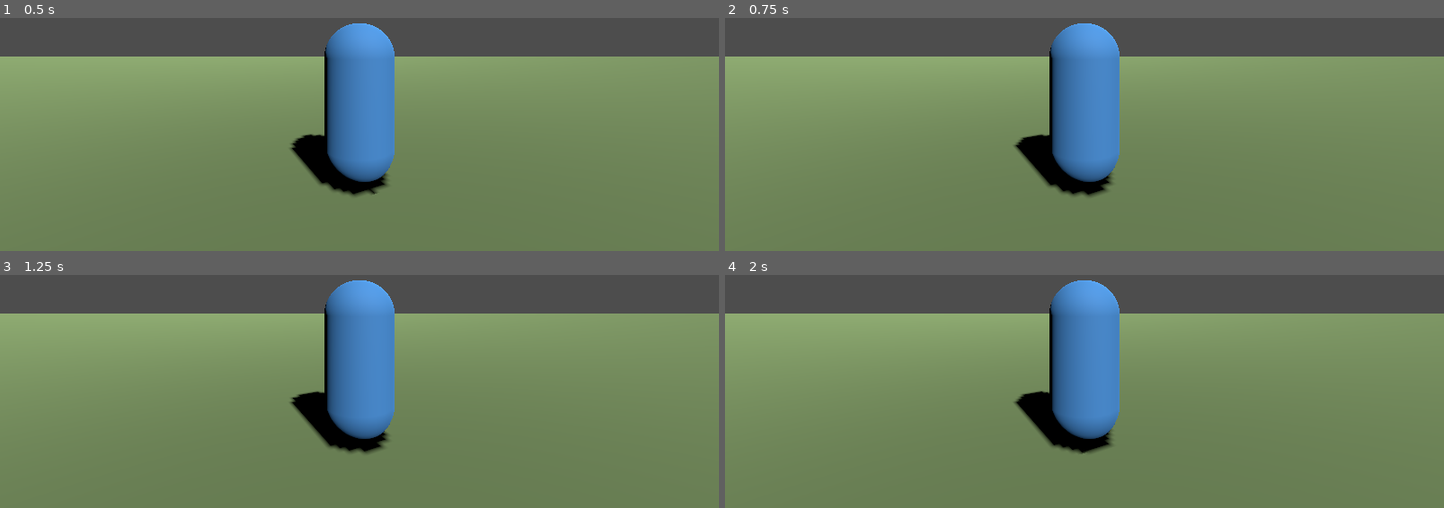
Above: before the commit, frames 1-4 (two rows, left to right).
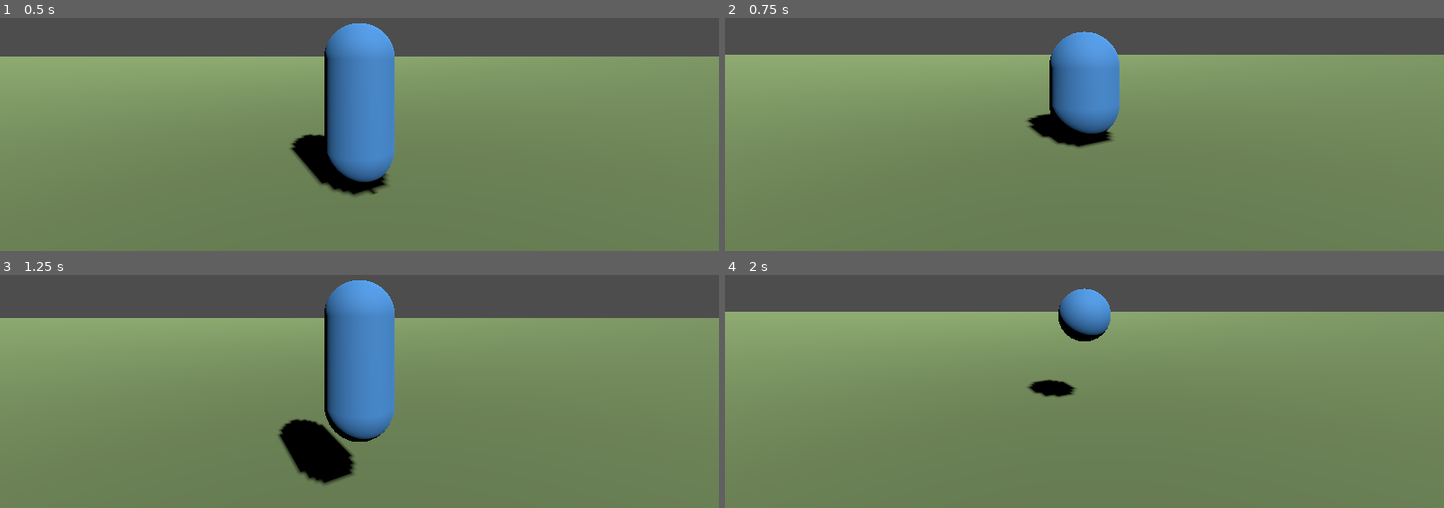
Above: after the commit, the same moments.

Repository: nvrohan/kurukshetra
Game: Godot game, scene res://scenes/match.tscn
The game is run twice, just before and just after one commit, with the same random seed, the same clock (stepped at 60 frames per second) and the same inputs. This scene is started directly instead of the project's main scene.
Inputs (mouse positions are in pixels of both pictures, inside the frame that each line leads up to):
- Up to frame 1 (0.5 s): no input
- Up to frame 2 (0.75 s): move the mouse to (1242, 29) at 0.52 s; hold D (move_right) from 0.53 s (still down); tap C (crouch) at 0.6 s
- Up to frame 3 (1.25 s): keep holding D (move_right); tap Space (jump) at 0.77, 1.07 s; click (517, 286) at 0.8 s
- Up to frame 4 (2 s): move the mouse to (940, 326) at 1.27 s; release D (move_right) at 1.28 s; hold S (move_backward) from 1.28 s (still down); click (940, 326) at 1.35 s; tap Space (jump) at 1.52, 1.82 s; tap Z (prone) at 1.55 s

Frame 1 is identical in both runs. In frame 2, 5.0% of the frame differs, in the area x 0-100%, y 2-77%; in frame 3, 4.4%; in frame 4, 7.3%.

Commit message:
feat(4.1): movement states — crouch, prone, jump
D4 sub-task 4.1. Player gains:

- Stance enum (stand/crouch/prone) toggled via C / Z keys.
- Per-stance speeds (4 / 2 / 1 m/s walk; 7 sprint when standing).
- Capsule + camera height shrink with stance: prone players have a
  60 cm collider so they're harder to hit, crouch is 1.2 m, stand
  is 1.8 m.
- Jump (space) at 6 m/s vertical from standing/crouch on floor; auto-
  uncrouch on jump. No prone-jump, no air-jump, no jump while downed.
- Stance is replicated (replication_mode=1, on-change) so remote peers
  see the right pose.
- Stub fields for D4.3 (armor, armor_tier) and D4.4 (is_downed) seeded
  in player.gd + replication config — actual systems land in those
  sub-tasks. Damage path now routes >0-hp hits to _knockdown() the
  first time and _die() the second.

Validated:
  ./tools/run-prototype.sh headless — 30s smoke test
    server + 2 clients, all 3 spawn cleanly, 0 errors / 0 warnings
    across all logs.

Diff:
--- a/scenes/player.tscn
+++ b/scenes/player.tscn
@@ -28,6 +28,18 @@
 properties/3/path = NodePath(".:is_dead")
 properties/3/spawn = true
 properties/3/replication_mode = 2
+properties/4/path = NodePath(".:stance")
+properties/4/spawn = true
+properties/4/replication_mode = 1
+properties/5/path = NodePath(".:is_downed")
+properties/5/spawn = true
+properties/5/replication_mode = 2
+properties/6/path = NodePath(".:armor")
+properties/6/spawn = true
+properties/6/replication_mode = 2
+properties/7/path = NodePath(".:armor_tier")
+properties/7/spawn = true
+properties/7/replication_mode = 2
 
 [sub_resource type="BoxShape3D" id="BoxShape3D_1"]
 size = Vector3(0.2, 0.2, 0.5)
--- a/scripts/player/player.gd
+++ b/scripts/player/player.gd
@@ -1,49 +1,96 @@
 extends CharacterBody3D
 class_name Player
-## Player — D3 minimal controller per ADR 0006.
+## Player — D4 controller.
 ##
-## Walk + sprint only (crouch/prone/jump deferred to D4+). Authority
-## per ARCHITECTURE.md §3.2: server owns position, client sends input
-## intent. D3 uses simple state replication via MultiplayerSynchronizer
-## (no client-side prediction yet — that's a D4+ refinement).
+## Movement states (4.1): standing, crouch, prone, jump. Each affects speed,
+## camera height, and collider height (so prone players are harder to hit).
+## State is set on the input-authority side and replicated via
+## MultiplayerSynchronizer (see player.tscn replication config).
+##
+## Authority model (per ARCHITECTURE.md §3.2 + ADR 0006):
+## - Position/rotation: input-authority owns (D3 model — D4+ may flip server).
+## - HP / armor / is_dead / is_downed: server-authoritative.
+## - Movement state (stance): input-authority owns (visual only).
 
 const WALK_SPEED := 4.0     # m/s, ARCHITECTURE.md §4.2
 const SPRINT_SPEED := 7.0
+const CROUCH_SPEED := 2.0
+const PRONE_SPEED := 1.0
+const JUMP_VELOCITY := 6.0
 const GRAVITY := 20.0
 const MAX_HP := 100.0
 
+# Stance constants (replicated as int)
+const STANCE_STAND := 0
+const STANCE_CROUCH := 1
+const STANCE_PRONE := 2
+
+# Collider/camera heights per stance.
+const HEIGHT_STAND := 1.8
+const HEIGHT_CROUCH := 1.2
+const HEIGHT_PRONE := 0.6
+const CAM_HEIGHT_STAND := 1.5
+const CAM_HEIGHT_CROUCH := 1.0
+const CAM_HEIGHT_PRONE := 0.4
+
 @export var peer_id: int = 1   # set on spawn; drives input authority
 @export var hp: float = MAX_HP
+@export var armor: float = 0.0
+@export var armor_tier: int = 0   # 0 none, 1 light, 2 medium, 3 heavy (D4.3)
 @export var is_dead: bool = false
-
-## Synchronized properties (server -> all clients via MultiplayerSynchronizer
-## node in the .tscn). Position + rotation + hp + is_dead.
+@export var is_downed: bool = false
+@export var stance: int = STANCE_STAND
 
 @onready var camera: Camera3D = $SpringArm3D/Camera3D
 @onready var spring_arm: SpringArm3D = $SpringArm3D
 @onready var weapon: Node3D = $WeaponMount/WeaponStub
+@onready var mesh_inst: MeshInstance3D = $Mesh
+@onready var collision: CollisionShape3D = $Collision
 
 func _ready() -> void:
 	# Authority is set by Match._spawn_player_node BEFORE _ready (required
 	# for MultiplayerSynchronizer). Here we just verify and wire camera.
-	# Only the local player's camera should be active.
 	camera.current = (peer_id == multiplayer.get_unique_id())
+	_apply_stance_visuals(stance)
 	print("[Player %d] ready, authority=%d, camera_local=%s" % [peer_id, get_multiplayer_authority(), camera.current])
 
 func _physics_process(delta: float) -> void:
 	# Only the input-authority peer drives movement (D3 model: each client
-	# moves their own player; server just relays. D4 will flip to
+	# moves their own player; server just relays. D4+ may flip to
 	# server-authoritative.)
 	if not is_multiplayer_authority():
+		# Non-authority peers still need to apply visuals from synced stance.
+		_apply_stance_visuals(stance)
 		return
 	if is_dead:
 		velocity = Vector3.ZERO
 		move_and_slide()
 		return
 
+	# Stance toggles (input-authority side). Cannot change while airborne
+	# except to come down. Prone -> stand requires going via crouch (Q to
+	# toggle prone, C to toggle crouch — common BR convention).
+	if not is_downed:
+		if Input.is_action_just_pressed("crouch"):
+			_set_stance(STANCE_STAND if stance == STANCE_CROUCH else STANCE_CROUCH)
+		if Input.is_action_just_pressed("prone"):
+			_set_stance(STANCE_STAND if stance == STANCE_PRONE else STANCE_PRONE)
+
+	# Jump: only from grounded standing/crouch (not prone, not downed).
+	if Input.is_action_just_pressed("jump") and is_on_floor() and not is_downed:
+		if stance != STANCE_PRONE:
+			# Auto-stand from crouch on jump.
+			if stance == STANCE_CROUCH:
+				_set_stance(STANCE_STAND)
+			velocity.y = JUMP_VELOCITY
+
 	var input_dir := Input.get_vector("move_left", "move_right", "move_forward", "move_backward")
 	var direction := (transform.basis * Vector3(input_dir.x, 0, input_dir.y)).normalized()
-	var speed := SPRINT_SPEED if Input.is_action_pressed("sprint") else WALK_SPEED
+	var speed := _current_speed()
+
+	if is_downed:
+		# Crawl at prone speed regardless of input — slow.
+		speed = PRONE_SPEED * 0.5
 
 	if direction:
 		velocity.x = direction.x * speed
@@ -55,14 +102,54 @@
 	# Gravity
 	if not is_on_floor():
 		velocity.y -= GRAVITY * delta
-	else:
-		velocity.y = 0.0
 
 	move_and_slide()
 
 	# Fire on input-authority side; weapon handles its own RPC to server.
-	if Input.is_action_just_pressed("fire") and weapon and weapon.has_method("try_fire"):
+	# Cannot fire while downed.
+	if not is_downed and Input.is_action_just_pressed("fire") and weapon and weapon.has_method("try_fire"):
 		weapon.try_fire(camera.global_transform.origin, -camera.global_transform.basis.z)
+
+func _current_speed() -> float:
+	match stance:
+		STANCE_PRONE:
+			return PRONE_SPEED
+		STANCE_CROUCH:
+			return CROUCH_SPEED
+		_:
+			return SPRINT_SPEED if Input.is_action_pressed("sprint") else WALK_SPEED
+
+func _set_stance(new_stance: int) -> void:
+	if stance == new_stance:
+		return
+	stance = new_stance
+	_apply_stance_visuals(new_stance)
+
+func _apply_stance_visuals(s: int) -> void:
+	# Adjust capsule height + camera mount height per stance. Mesh + collider
+	# are children of the body; we tweak their `transform.origin.y` so the
+	# capsule sits with its base on the floor.
+	var body_height: float
+	match s:
+		STANCE_PRONE:
+			body_height = HEIGHT_PRONE
+		STANCE_CROUCH:
+			body_height = HEIGHT_CROUCH
+		_:
+			body_height = HEIGHT_STAND
+	if mesh_inst and mesh_inst.mesh is CapsuleMesh:
+		(mesh_inst.mesh as CapsuleMesh).height = body_height
+		mesh_inst.position.y = body_height * 0.5
+	if collision and collision.shape is CapsuleShape3D:
+		(collision.shape as CapsuleShape3D).height = body_height
+		collision.position.y = body_height * 0.5
+	if spring_arm:
+		var cam_y: float
+		match s:
+			STANCE_PRONE: cam_y = CAM_HEIGHT_PRONE
+			STANCE_CROUCH: cam_y = CAM_HEIGHT_CROUCH
+			_: cam_y = CAM_HEIGHT_STAND
+		spring_arm.position.y = cam_y
 
 
 # region damage (server-authoritative) ------------------------------------
@@ -74,15 +161,63 @@
 		return
 	if is_dead:
 		return
+	# Armor absorbs a fraction of incoming damage (D4.3): light=20%, med=40%, heavy=55%.
+	var absorbed := 0.0
+	if armor > 0.0:
+		var pct := 0.0
+		match armor_tier:
+			1: pct = 0.20
+			2: pct = 0.40
+			3: pct = 0.55
+		absorbed = amount * pct
+		armor = max(0.0, armor - absorbed)
+		amount -= absorbed
+		# Once armor is gone, tier resets so future hits don't keep absorbing.
+		if armor <= 0.0:
+			armor_tier = 0
 	hp = max(0.0, hp - amount)
-	print("[Player %d] hit by peer %d for %.1f -> %.1f hp" % [peer_id, source_peer, amount, hp])
+	print("[Player %d] hit by peer %d for %.1f (armor absorbed %.1f) -> hp=%.1f armor=%.1f" % [peer_id, source_peer, amount, absorbed, hp, armor])
 	if hp <= 0.0:
-		_die.rpc()
+		# D4.4: knockdown rather than outright kill (handled by Match later).
+		# For now, set is_downed; if already downed, finalize death.
+		if is_downed:
+			_die.rpc()
+		else:
+			_knockdown.rpc()
+
+@rpc("authority", "call_local", "reliable")
+func _knockdown() -> void:
+	is_downed = true
+	hp = 30.0  # bleedout pool — drops over 30s via _process_bleedout on server
+	stance = STANCE_PRONE
+	_apply_stance_visuals(stance)
+	print("[Player %d] downed" % peer_id)
 
 @rpc("authority", "call_local", "reliable")
 func _die() -> void:
 	is_dead = true
+	is_downed = false
 	hp = 0.0
 	print("[Player %d] dead" % peer_id)
 
+@rpc("any_peer", "call_local", "reliable")
+func revive(by_peer: int) -> void:
+	# Server-authoritative revive. Called by another player's interact key.
+	if not multiplayer.is_server():
+		return
+	if not is_downed or is_dead:
+		return
+	is_downed = false
+	hp = 30.0  # revive comes back at low health
+	stance = STANCE_STAND
+	print("[Player %d] revived by peer %d" % [peer_id, by_peer])
+
+# Server-side bleedout tick (called by Match._process every second).
+func server_bleedout_tick(dps: float) -> void:
+	if not multiplayer.is_server() or not is_downed or is_dead:
+		return
+	hp = max(0.0, hp - dps)
+	if hp <= 0.0:
+		_die.rpc()
+
 # endregion
